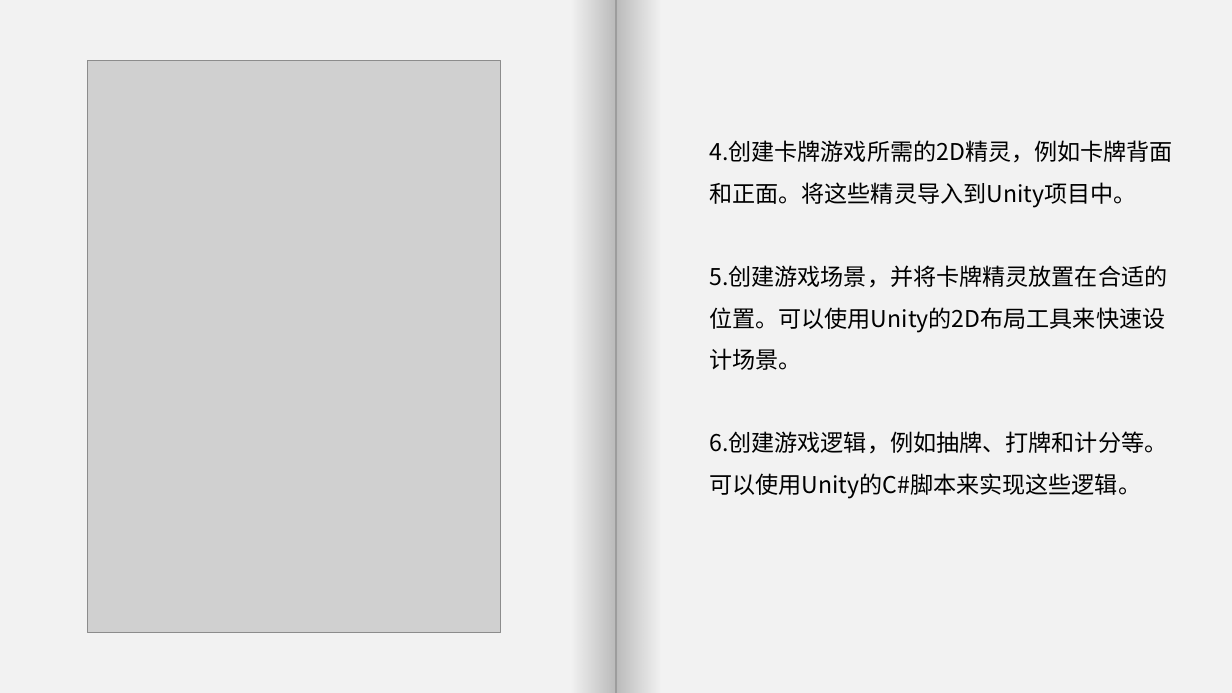
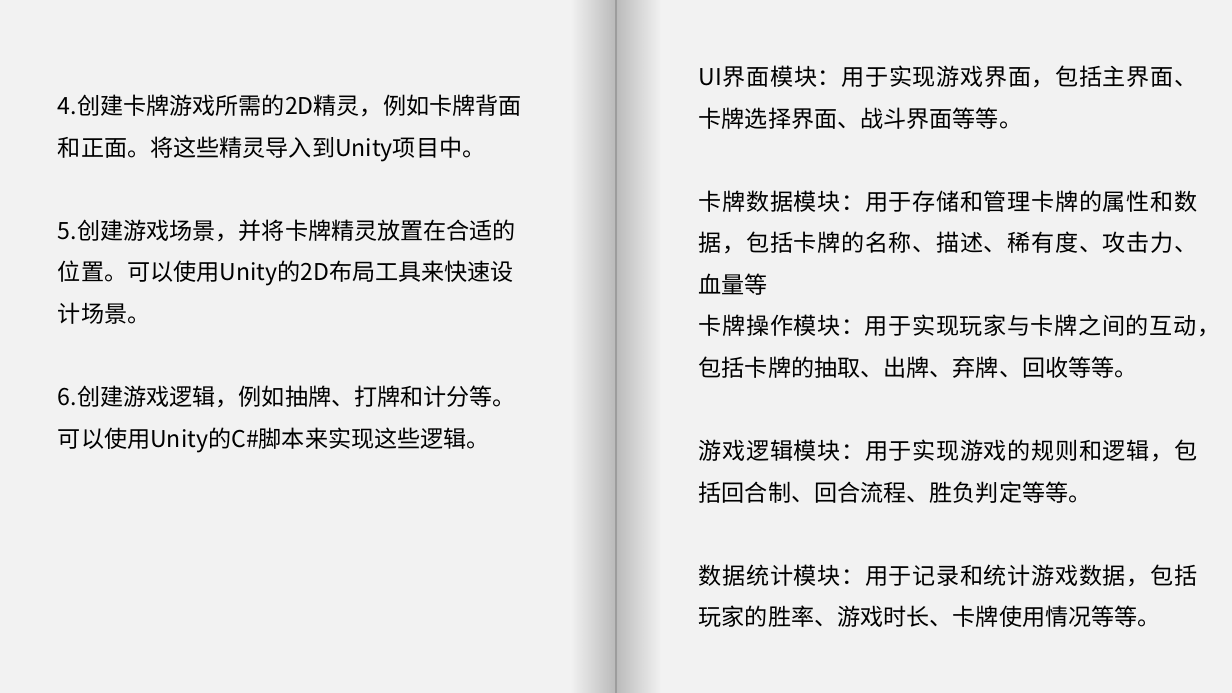
Before and after one commit to HongYi4588/CardGame, a slide deck: slide 4 of 永续地牢Ouroboros 设计方案.pptx. Drawn at 1232x693 pixels with LibreOffice and Linux fonts; fonts in the diff are those of the drawing; grey boxes stand for pictures. Boxes give left, top, right and bottom in pixels: in the first picture for what was removed or moved away, otherwise in the second. Text is boxed around its words. In the diff, an @@ line names an element or a change of style, - is before the commit and + after.

Commit message:
设计方案ppt终稿
加入了对卡牌游戏程序模块划分

```diff
--- a/永续地牢Ouroboros 设计方案.pptx
+++ b/永续地牢Ouroboros 设计方案.pptx
@@ text "4.创建卡牌游戏所需的2D精灵，例如卡牌背面和正面。将这些精灵导入到Unity项目中。": place and size @@
-text "4.创建卡牌游戏所需的2D精灵，例如卡牌背面和正面。将这些精灵导入到Unity项目中。" at [709,140,1173,499]
+text "4.创建卡牌游戏所需的2D精灵，例如卡牌背面和正面。将这些精灵导入到Unity项目中。" at [58,94,522,452]
@@ picture removed at [87,60,501,633] @@
@@ text added at [699,65,1220,627], 18 pt, text #000000 @@
+UI界面模块：用于实现游戏界面，包括主界面、卡牌选择界面、战斗界面等等。
+卡牌数据模块：用于存储和管理卡牌的属性和数据，包括卡牌的名称、描述、稀有度、攻击力、血量等
+卡牌操作模块：用于实现玩家与卡牌之间的互动，包括卡牌的抽取、出牌、弃牌、回收等等。
+游戏逻辑模块：用于实现游戏的规则和逻辑，包括回合制、回合流程、胜负判定等等。
+数据统计模块：用于记录和统计游戏数据，包括玩家的胜率、游戏时长、卡牌使用情况等等。
```
Also in this commit, not shown: 1 other slide changed.
